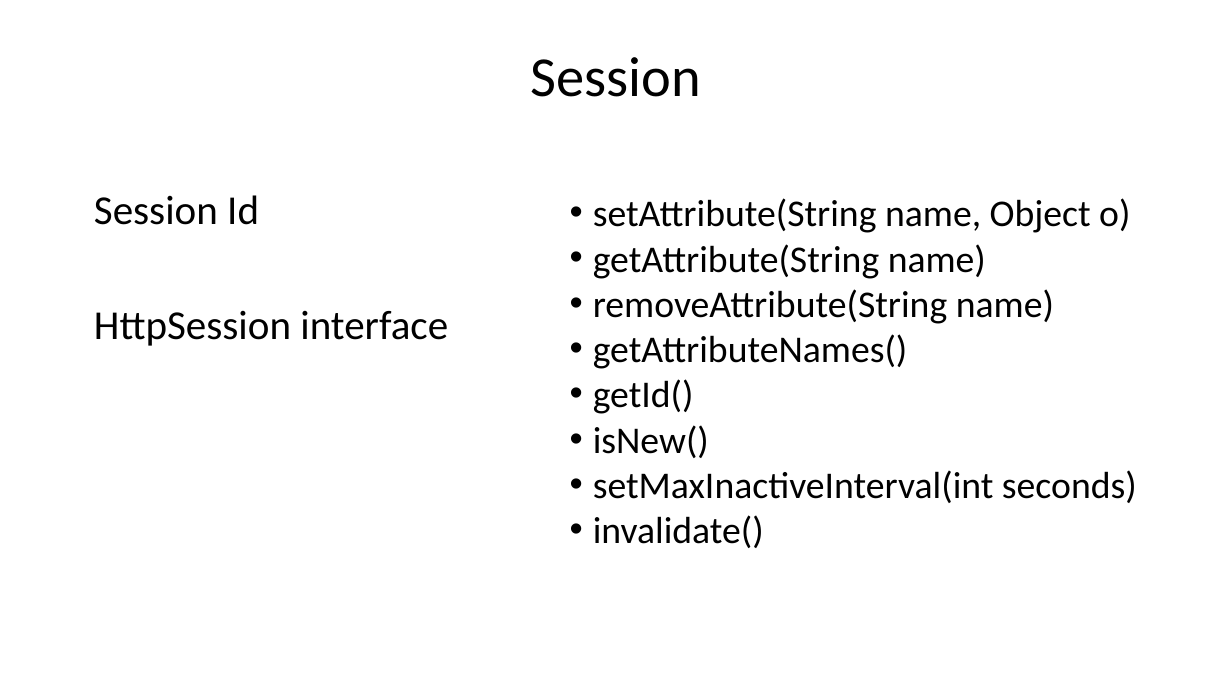
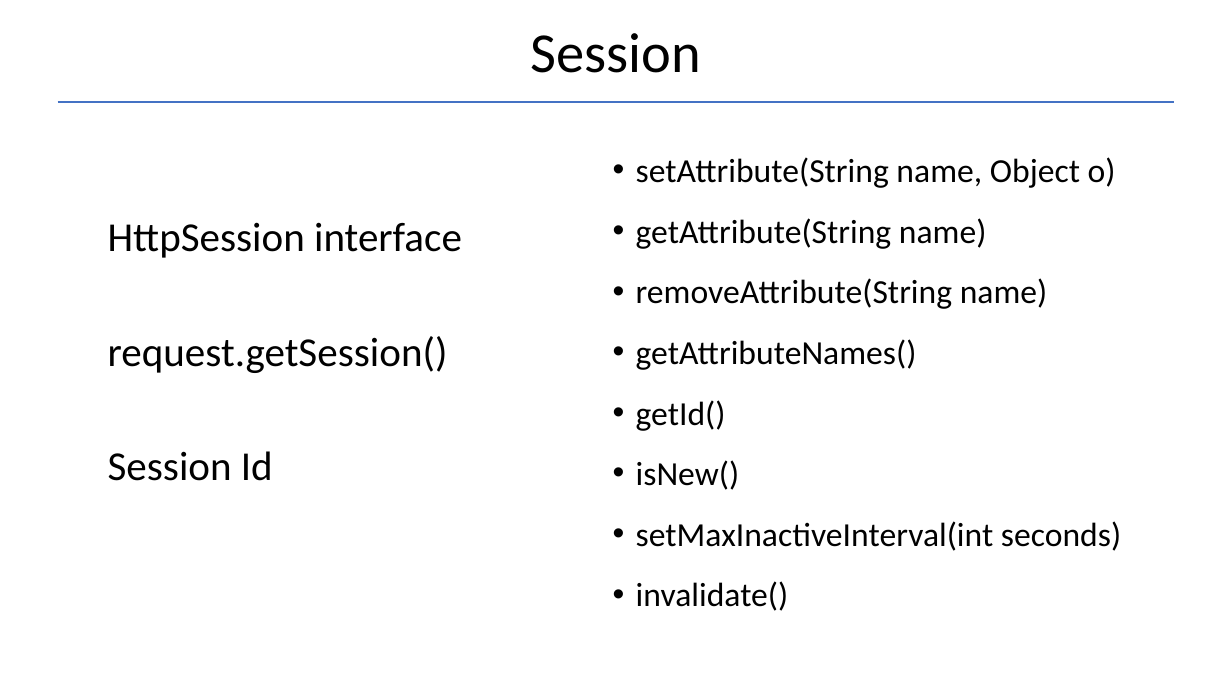
Before and after one commit to Garnik94/Levelup_presentations, a slide deck: slide 14 of Servlet/Servlet_Presentation.pptx. Drawn at 1232x693 pixels with LibreOffice and Linux fonts; fonts in the diff are those of the drawing. Boxes give left, top, right and bottom in pixels: in the first picture for what was removed or moved away, otherwise in the second. Text is boxed around its words. In the diff, an @@ line names an element or a change of style, - is before the commit and + after.

```diff
--- a/Servlet/Servlet_Presentation.pptx
+++ b/Servlet/Servlet_Presentation.pptx
@@ title "Session": place and size @@
-title "Session" at [531,57,701,97]
+title "Session" at [531,33,701,73]
@@ line added from (57, 103) to (1175, 103), #4472C4 1.5 pt @@
@@ text "setAttribute(String name, Object o)": place and size @@
-text "setAttribute(String name, Object o)" at [593,198,1137,548]
+text "setAttribute(String name, Object o)" at [636,157,1121,611]
@@ text "setAttribute(String name, Object o)" at [636,157,1121,611]: size 29.4 to 26.2 pt; line spacing 1 to 1.5 @@
@@ text "HttpSession interface": place and size @@
-text "HttpSession interface" at [94,195,448,346]
+text "HttpSession interface" at [108,222,462,481]
@@ text at [108,222,462,373]: paragraphs added @@
+HttpSession interface
+request.getSession()
@@ text at [94,311,448,346]: paragraph removed @@
-HttpSession interface
```
Also in this commit, not shown: 7 other slides changed, 2 other files.
